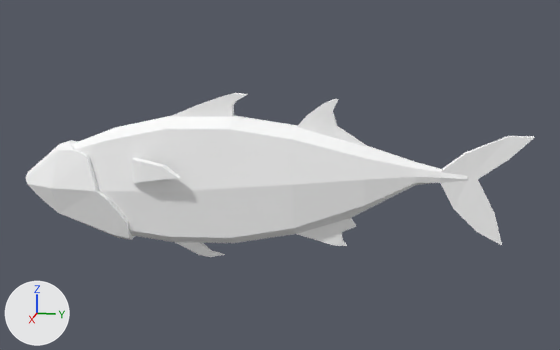
Before and after pictures for a commit that changed the glTF model frontend/assets/models3d/packs/quaternius-fbx/fish1.glb.
The view is the same before and after, from a 50 mm lens placed at (8.02, 2.47, 2.16), pointed at (-0.05, 0.85, 0.14). Every picture has the same lights, and +X, +Y and +Z are marked at lower left. The first picture is the older version. Where no turn or scale is listed for an object, it has been applied to the vertices.

Objects in the first picture: 'Fish'.
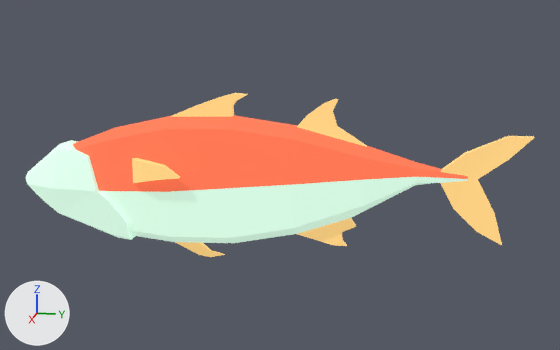
What differs and where, as boxes [x1, y1, x2, y2] in the pictures (560 x 350 px):
```json
{"object": "Fish", "change": "recoloured, surface changed", "before": [26, 93, 534, 257], "after": [26, 93, 534, 257]}
```

The change, as JSON lines over the scene's bpy script:
```json
{"op": "set", "path": "mat_material_0.base_color", "old": "(1.0, 1.0, 1.0)", "new": "(0.426, 0.604, 0.489)", "note": "white #ffffff -> light grey #afccba"}
{"op": "add", "block": "mat_material_0", "code": "mat_material_0.emission_color = (0.426, 0.604, 0.489)  # light grey #afccba"}
{"op": "add", "block": "mat_material_0", "code": "mat_material_0.emission_strength = 1.0"}
{"op": "set", "path": "mat_material_1.base_color", "old": "(1.0, 1.0, 1.0)", "new": "(0.604, 0.106, 0.0472)", "note": "white #ffffff -> orange #cc5c3d"}
{"op": "add", "block": "mat_material_1", "code": "mat_material_1.emission_color = (0.604, 0.106, 0.0472)  # orange #cc5c3d"}
{"op": "add", "block": "mat_material_1", "code": "mat_material_1.emission_strength = 1.0"}
{"op": "set", "path": "mat_material_2.base_color", "old": "(1.0, 1.0, 1.0)", "new": "(0.604, 0.388, 0.134)", "note": "white #ffffff -> orange #cca766"}
{"op": "add", "block": "mat_material_2", "code": "mat_material_2.emission_color = (0.604, 0.388, 0.134)  # orange #cca766"}
{"op": "add", "block": "mat_material_2", "code": "mat_material_2.emission_strength = 1.0"}
```
